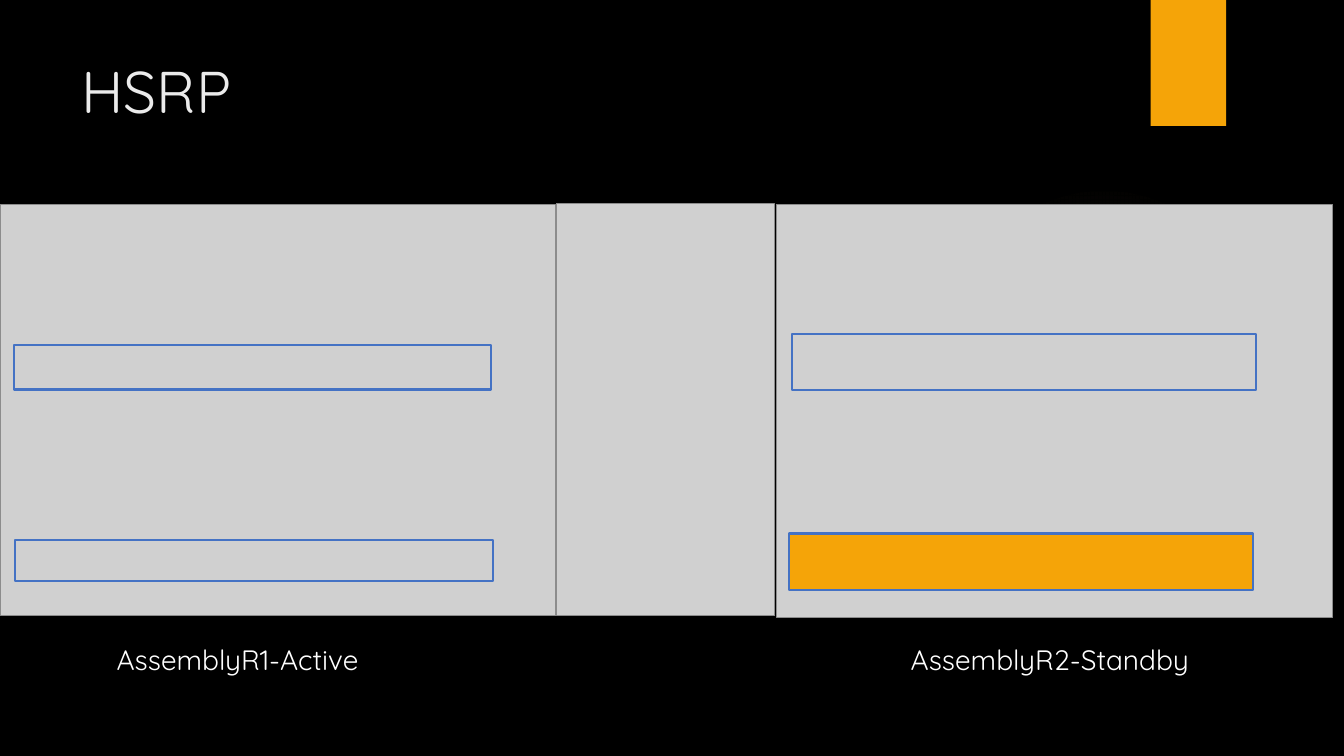
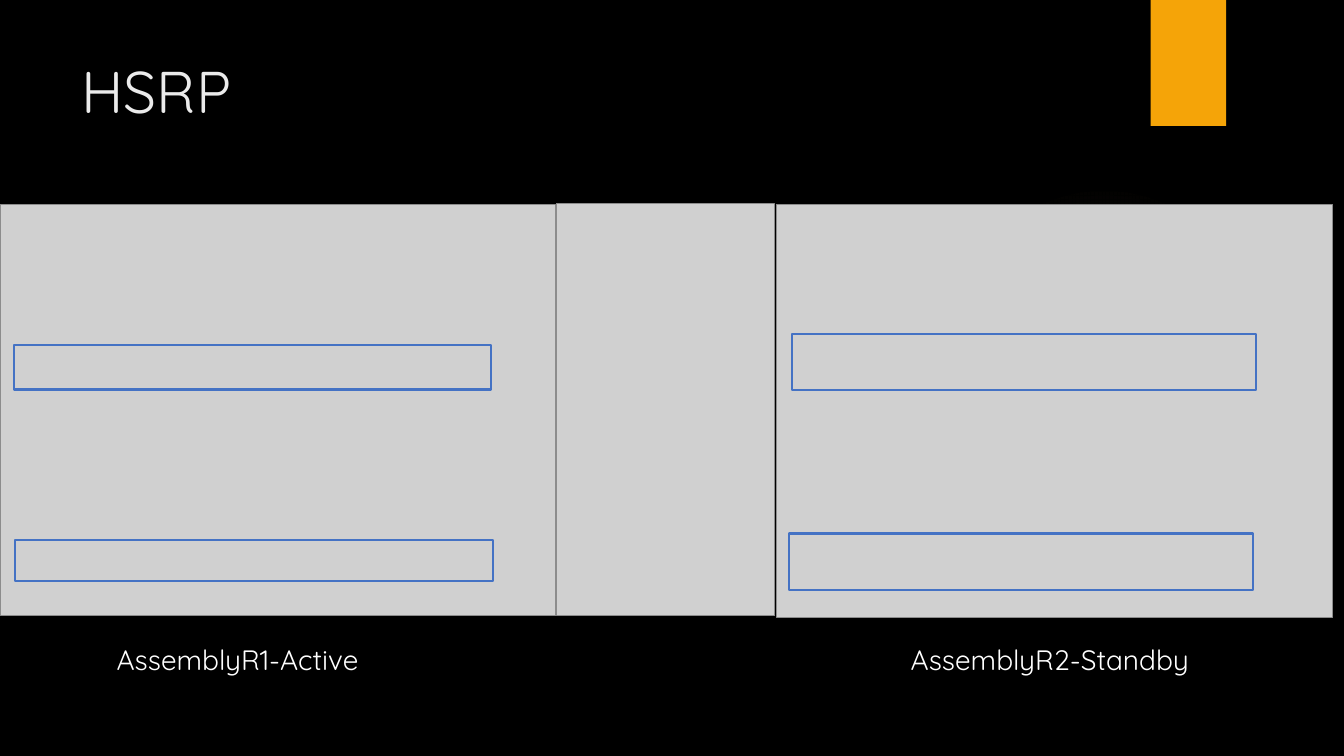
Before and after one commit to LajkaK2006/BorsodNet, a slide deck: slide 17 of BorsodNet.pptx. Drawn at 1344x756 pixels with LibreOffice and Linux fonts; fonts in the diff are those of the drawing; grey boxes stand for pictures; background and template pictures are left out. Boxes give left, top, right and bottom in pixels: in the first picture for what was removed or moved away, otherwise in the second. Text is boxed around its words. In the diff, an @@ line names an element or a change of style, - is before the commit and + after.

```diff
--- a/BorsodNet.pptx
+++ b/BorsodNet.pptx
@@ rectangle at (789, 533, 1254, 590): fill #F5A408 to none @@
```
Also in this commit, not shown: 7 other slides changed.
